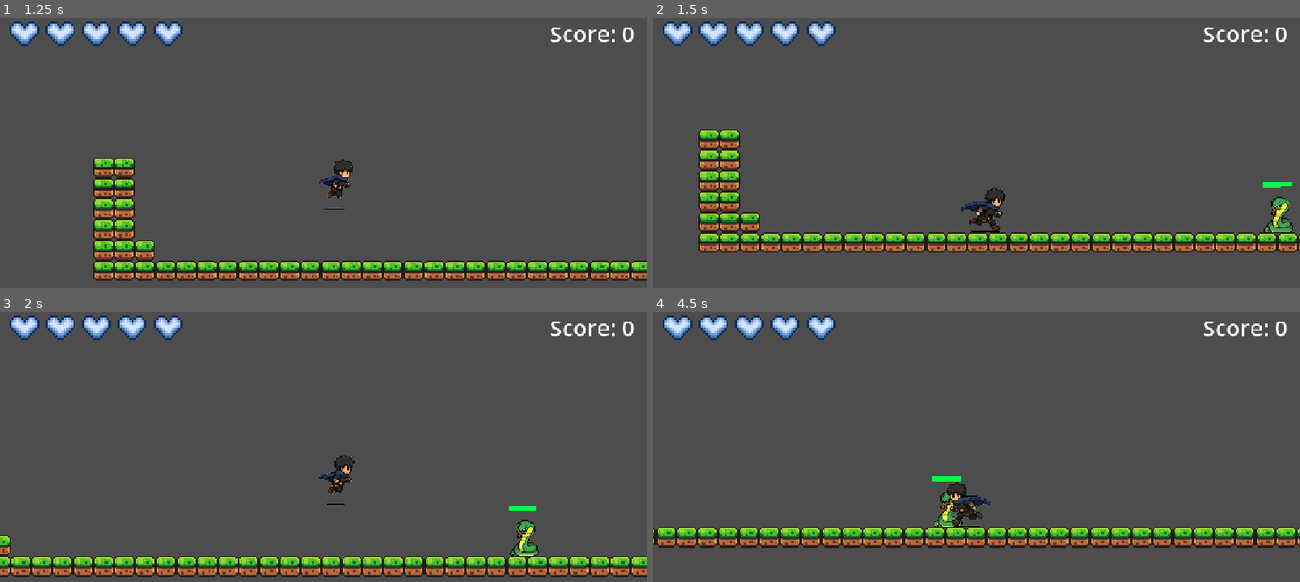
Above: before the commit, frames 1-4 (two rows, left to right).
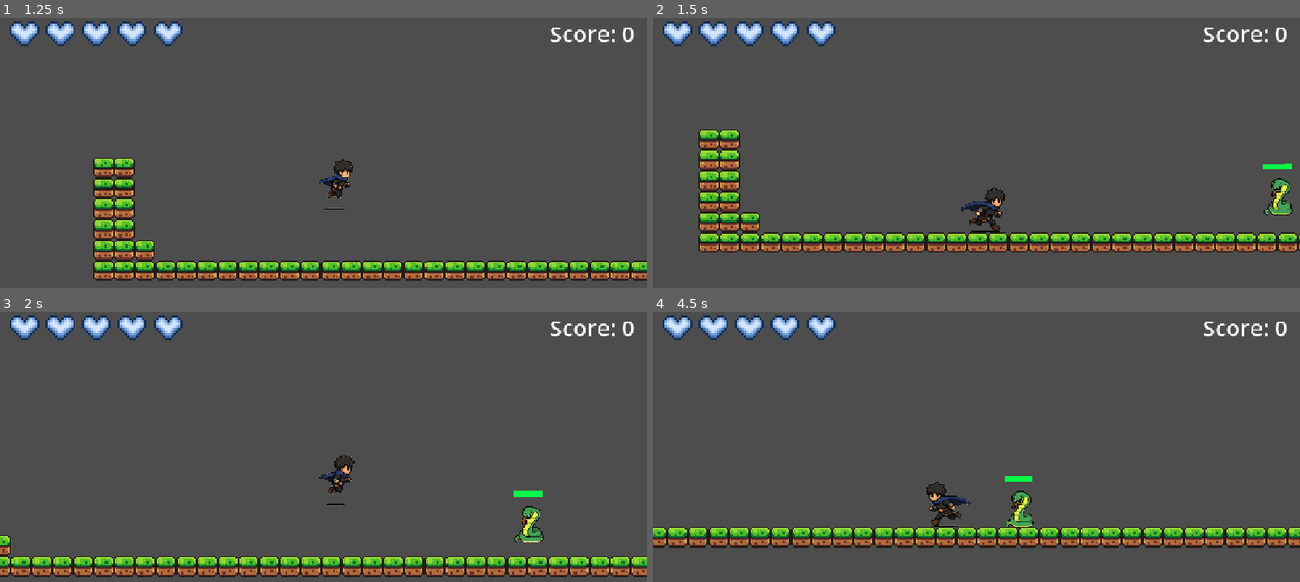
Above: after the commit, the same moments.

Repository: Riel-21/Godot-Game-Project-TCC
Game: Godot game, scene res://Scenes/game.tscn
Two runs of this game, one before a commit and one after it. Both use one fixed random seed, a clock stepped at 60 frames per second and the inputs below.
Inputs:
- Up to frame 1 (1.25 s): hold Right (move right) from 0.53 s (still down); tap Q (attack) at 0.6 s; tap Space (jump) at 0.77 s
- Up to frame 2 (1.5 s): keep holding Right (move right); tap F (toggle attack mode) at 1.35 s
- Up to frame 3 (2 s): keep holding Right (move right); tap Space (jump) at 1.52 s
- Up to frame 4 (4.5 s): release Right (move right) at 2.03 s; hold Left (move left) 2.03-2.78 s; tap Q (attack) at 2.1, 3.6 s; hold Right (move right) 2.78-4.28 s; tap F (toggle attack mode) at 2.85, 4.35 s; tap Space (jump) at 3.02, 3.77 s; hold Left (move left) from 4.28 s (still down)

Frame 1 is identical in both runs. In frame 2, 0.7% of the frame differs, in the area x 94-99%, y 53-80%; in frame 3, 0.7%; in frame 4, 6.0%, in the area x 0-100%, y 60-88%.

Commit message:
Revert "Make snake target player"
This reverts commit 0460835c5181ff09de08131cc434989ba5d54f13.

Diff:
--- a/Scenes/game.tscn
+++ b/Scenes/game.tscn
@@ -173,4 +173,3 @@
 
 [node name="Snake" parent="." unique_id=1375713619 instance=ExtResource("4_3dryh")]
 position = Vector2(278, 44)
-snake_poision_projectile_scene = null
--- a/Scenes/snake.tscn
+++ b/Scenes/snake.tscn
@@ -60,6 +60,16 @@
 [node name="Marker2D" type="Marker2D" parent="." unique_id=1712802499]
 position = Vector2(10, -16)
 
+[node name="NavigationAgent2D" type="NavigationAgent2D" parent="." unique_id=327384547]
+path_desired_distance = 0.3
+target_desired_distance = 0.3
+debug_enabled = true
+
+[node name="Timer for nav" type="Timer" parent="." unique_id=1641745615]
+wait_time = 5.0
+autostart = true
+
 [connection signal="body_entered" from="Area2D" to="." method="_on_area_2d_body_entered"]
 [connection signal="body_exited" from="Area2D" to="." method="_on_area_2d_body_exited"]
 [connection signal="timeout" from="Timer for attack" to="." method="_on_timer_timeout"]
+[connection signal="timeout" from="Timer for nav" to="." method="_on_timer_for_nav_timeout"]
--- a/Scripts/snake.gd
+++ b/Scripts/snake.gd
@@ -1,16 +1,15 @@
 extends CharacterBody2D
 
-@export var snake_poision_projectile_scene: PackedScene
+const speed = 60.0 # Increased speed slightly so movement is visible
+
 @onready var health_bar: ProgressBar = $ProgressBar
+@onready var nav_agent := $NavigationAgent2D as NavigationAgent2D
 @onready var spawn_point = $Marker2D
 
 const MAX_HEALTH = 40
 var health = MAX_HEALTH
-var speed = 60.0
 
-var direction = 0
-var player_pos = Vector2.ZERO
-var target_pos = Vector2.ZERO
+@export var snake_poision_projectile_scene: PackedScene
 
 var player = null
 var player_in_range = false
@@ -25,20 +24,28 @@
 
 
 func _physics_process(delta: float) -> void:
-	# 1. Apply gravity
+	# If player hasn't been detected yet, do not follow
+	if not is_instance_valid(player):
+		velocity.x = 0
+		move_and_slide()
+		return
+
+	# Apply gravity if in the air
 	if not is_on_floor():
 		velocity += get_gravity() * delta
 
-	# 2. Movement logic towards player
+	# Godot 4 NavigationAgent calculation
+	var next_path_pos = nav_agent.get_next_path_position()
+	var dir = (next_path_pos - global_position).normalized()
+
+	velocity.x = dir.x * speed
+
+	move_and_slide()
+
+
+func makepath() -> void:
 	if is_instance_valid(player):
-		player_pos = player.global_position
-		target_pos = (player_pos - global_position).normalized()
-		velocity.x = target_pos.x * speed
-	else:
-		velocity.x = 0
-
-	# 3. Apply physics movement
-	move_and_slide()
+		nav_agent.target_position = player.global_position
 
 
 func take_damage(amount):
@@ -68,12 +75,18 @@
 
 
 func _on_area_2d_body_entered(body: Node2D) -> void:
+	# Checks for both "player" and "Player" to prevent group naming bugs
 	if body.is_in_group("player") or body.is_in_group("Player"):
 		player = body
 		player_in_range = true
+		makepath() # Instantly start calculating path when detected!
 
 
 func _on_area_2d_body_exited(body: Node2D) -> void:
 	if body == player:
 		player = null
 		player_in_range = false
+
+
+func _on_timer_for_nav_timeout() -> void:
+	makepath()
